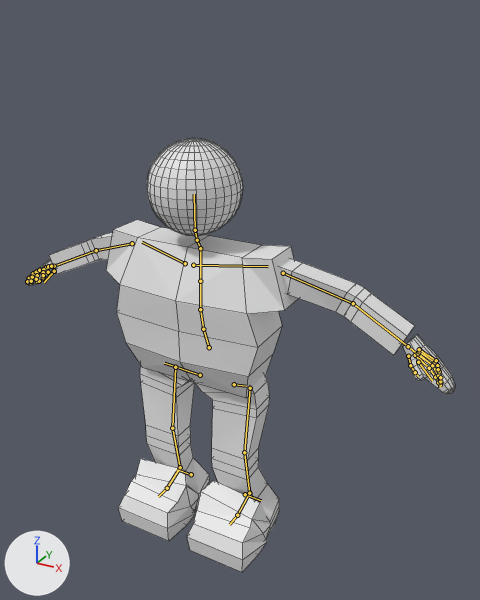
Renders of the Blender file Assets/oasty/.dnddr_protag_v2.blend from each side of a commit.
Camera for both pictures: a 50 mm camera at (1.27, -1.99, 1.99) aimed at (0.2, -0.04, 1.02). The axes (+X, +Y, +Z) are drawn at lower left. The lights are the same throughout. The bones that bend it are drawn over the model as lines. Mesh edges are drawn as thin lines.

Names of what the first picture shows: 'dwarf'.
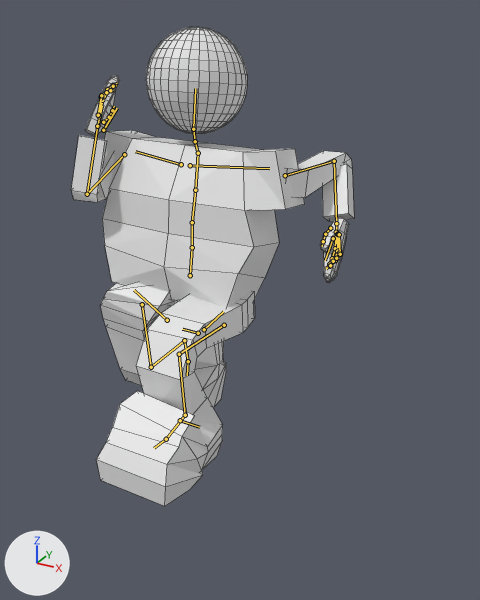
The newer file adds an action. The first version stands in its rest pose; the second is drawn at frame 18 of the action 'dwarf_walk'.

Where the change shows, as pixel boxes [x1, y1, x2, y2] in the pictures (480 x 600 px):
'dwarf', posed (34% narrower, 10% taller): before [25, 138, 455, 572]; after [71, 27, 354, 506]
bone 'spine', root to tip: before (209, 347) to (203, 329); after (190, 275) to (192, 247)
bone 'spine.001', root to tip: before (203, 329) to (200, 309); after (192, 247) to (192, 222)
bone 'spine.002', root to tip: before (200, 309) to (200, 281); after (192, 222) to (195, 190)
bone 'spine.003', root to tip: before (200, 281) to (200, 248); after (195, 190) to (198, 153)
bone 'upper_arm.L', root to tip: before (283, 273) to (353, 303); after (285, 175) to (334, 161)
bone 'forearm.L', root to tip: before (353, 303) to (408, 346); after (334, 161) to (336, 223)
bone 'upper_arm.R', root to tip: before (132, 243) to (96, 250); after (124, 154) to (87, 194)
bone 'forearm.R', root to tip: before (96, 250) to (54, 266); after (87, 194) to (97, 126)
bone 'thigh.L', root to tip: before (250, 388) to (244, 452); after (224, 325) to (179, 354)
bone 'shin.L', root to tip: before (244, 452) to (249, 493); after (179, 354) to (185, 415)
bone 'thigh.R', root to tip: before (175, 367) to (172, 428); after (142, 304) to (151, 367)
bone 'shin.R', root to tip: before (172, 428) to (180, 467); after (151, 367) to (184, 340)

What the commit changed:
Bone 'spine' (bone_spine) moves from (0.0, 0.0, 0.0) to (0.0, 0.374, -0.015).
Bone 'spine' (bone_spine) turns from (0, 0, 0) to (-31, 0, 0) degrees about its own x, y and z.
Bone 'spine.001' (bone_spine_001) turns from (0, 0, 0) to (18, 0, 0) degrees about its own x, y and z.
Bone 'spine.002' (bone_spine_002) turns from (0, 0, 0) to (2, 0, 0) degrees about its own x, y and z.
Bone 'spine.003' (bone_spine_003) turns from (0, 0, 0) to (4, 0, 0) degrees about its own x, y and z.
Bone 'upper_arm.L' (bone_upper_arm_l) turns from (0, 0, 0) to (-92, 27, -68) degrees about its own x, y and z.
Bone 'forearm.L' (bone_forearm_l) turns from (0, 0, 0) to (106, -18, -18) degrees about its own x, y and z.
Bone 'upper_arm.R' (bone_upper_arm_r) turns from (0, 0, 0) to (67, -13, 80) degrees about its own x, y and z.
Bone 'forearm.R' (bone_forearm_r) turns from (0, 0, 0) to (102, -22, 34) degrees about its own x, y and z.
Bone 'thigh.L' (bone_thigh_l) turns from (0, 0, 0) to (-55, 0, 0) degrees about its own x, y and z.
Bone 'shin.L' (bone_shin_l) turns from (0, 0, 0) to (81, 0, 0) degrees about its own x, y and z.
Bone 'thigh.R' (bone_thigh_r) turns from (0, 0, 0) to (46, 0, 0) degrees about its own x, y and z.
Bone 'shin.R' (bone_shin_r) turns from (0, 0, 0) to (67, 0, 0) degrees about its own x, y and z.
